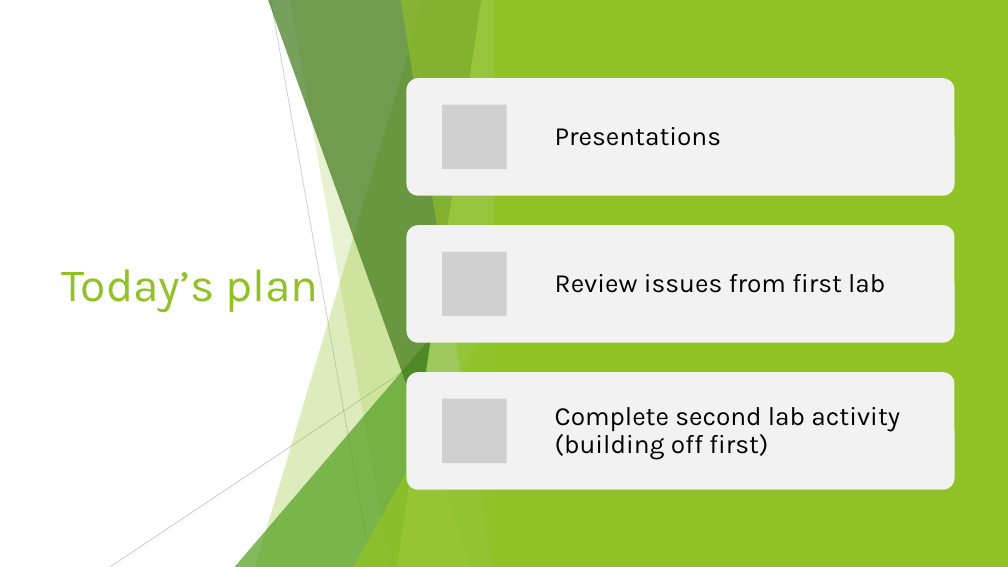
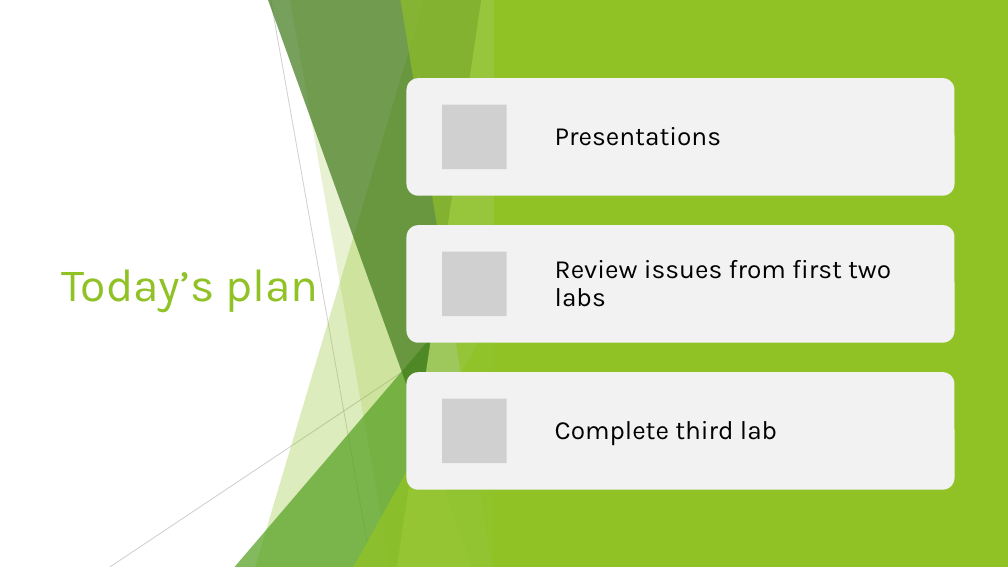
Before and after one commit to SUPScientist/Smart-Coasts, a slide deck: slide 2 of Class-03-Presentation1/OCN479_Lecture03_SensorPresentations.pptx. Drawn at 1008x567 pixels with LibreOffice and Linux fonts; fonts in the diff are those of the drawing; grey boxes stand for pictures. Boxes give left, top, right and bottom in pixels: in the first picture for what was removed or moved away, otherwise in the second. Text is boxed around its words. In the diff, an @@ line names an element or a change of style, - is before the commit and + after.

```diff
--- a/Class-03-Presentation1/OCN479_Lecture03_SensorPresentations.pptx
+++ b/Class-03-Presentation1/OCN479_Lecture03_SensorPresentations.pptx
@@ text at <box>555,260,891,307</box>: text changed @@
-Review issues from first lab
+Review issues from first two labs
@@ text at <box>555,421,777,445</box>: text changed @@
-Complete second lab activity (building off first)
+Complete third lab
```
Also in this commit, not shown: 2 other slides changed, 1 slide added, 2 slides removed, 1 other file.
